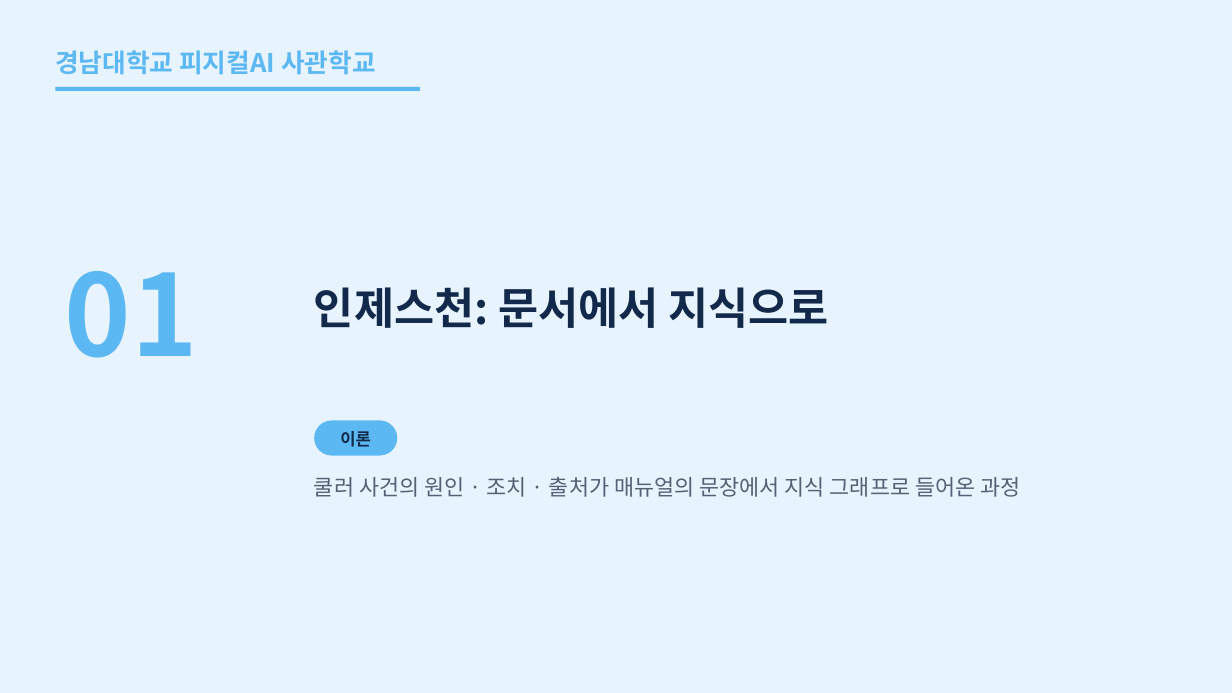
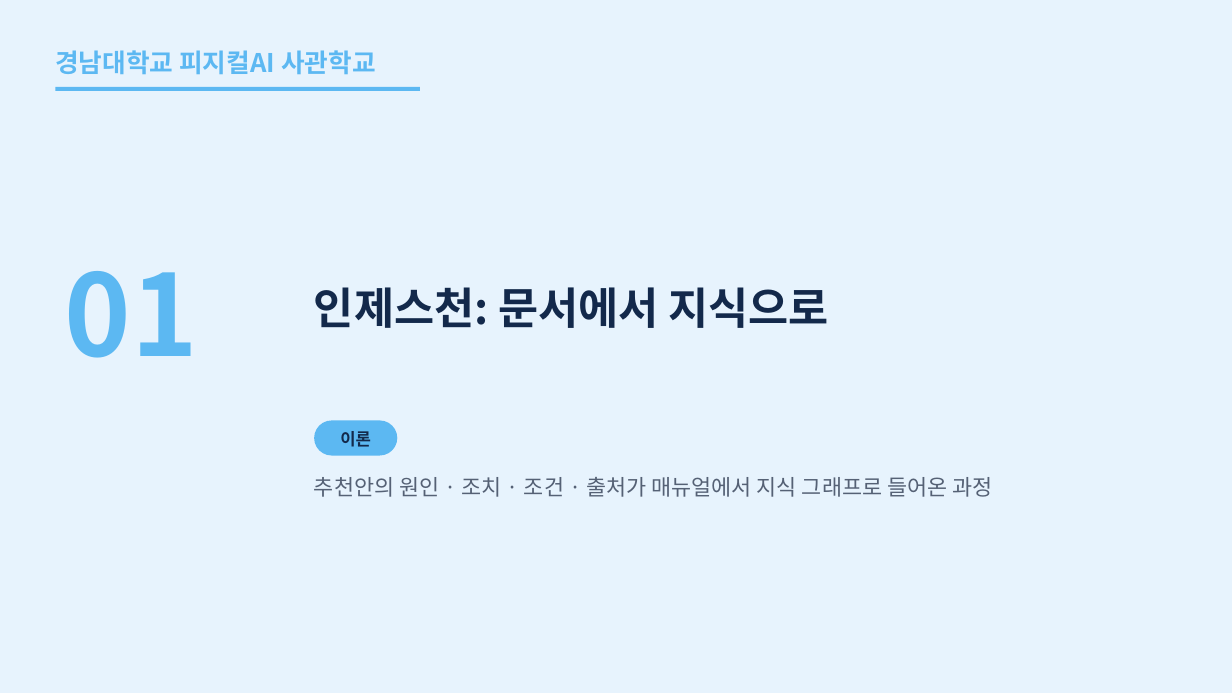
Before and after one commit to uengine-oss/hyd-iot-edu, a slide deck: slide 4 of 산출물/통합반/이론/04회차/통합반_04일차.pptx. Drawn at 1232x693 pixels with LibreOffice and Linux fonts; fonts in the diff are those of the drawing. Boxes give left, top, right and bottom in pixels: in the first picture for what was removed or moved away, otherwise in the second. Text is boxed around its words. In the diff, an @@ line names an element or a change of style, - is before the commit and + after.

```diff
--- a/산출물/통합반/이론/04회차/통합반_04일차.pptx
+++ b/산출물/통합반/이론/04회차/통합반_04일차.pptx
@@ text at box(314, 477, 992, 497): text changed @@
-쿨러 사건의 원인 · 조치 · 출처가 매뉴얼의 문장에서 지식 그래프로 들어온 과정
+추천안의 원인 · 조치 · 조건 · 출처가 매뉴얼에서 지식 그래프로 들어온 과정
```
Also in this commit, not shown: 32 other slides changed, 1 slide added, 5 other files.
